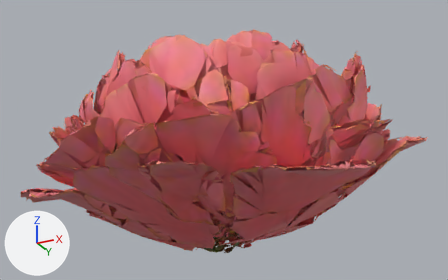
Before and after pictures for a commit that changed the glTF model assets/models/peony_coral.glb.
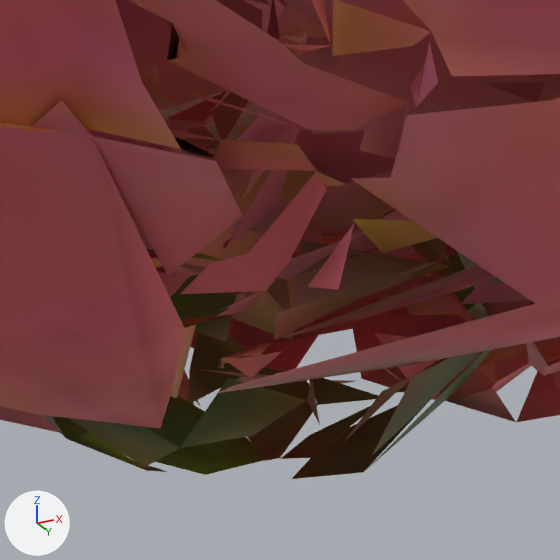
There are two pictures of each version: one whole from a 50 mm camera at (0.481, -0.949, 0.386) aimed at (0.007, -0.001, 0.813), one close up on the part from 44% to 55% of the width and 76% to 93% of the height. The axes (+X, +Y, +Z) are drawn at lower left. The lights are the same throughout. The last two pictures show the newer version. Where no turn or scale is listed for an object, it has been applied to the vertices. Vertices at exactly the same position are counted once.

The first close-up shows 'peony_coral'.
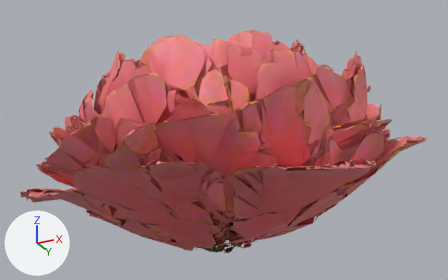
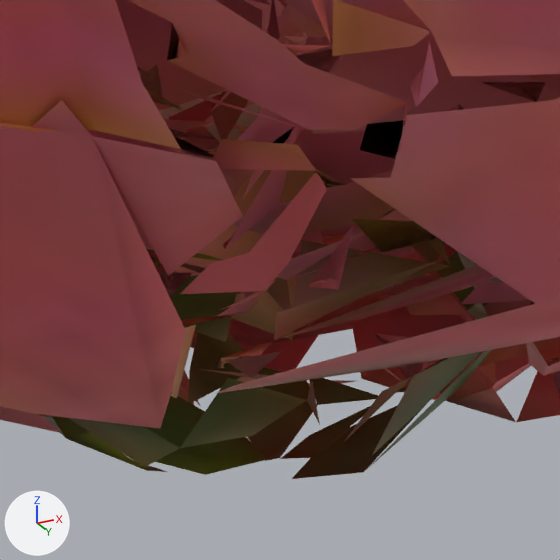
What differs and where, as boxes [x1, y1, x2, y2] in the close-ups (560 x 560 px):
part 1 of me_mesh_0, added: after [39, 49, 560, 418]

The change, as a diff of the scene's bpy script:
```diff
--- a/assets/models/peony_coral.glb.py
+++ b/assets/models/peony_coral.glb.py
@@ me_mesh_0 @@
 # used by ob_peony_coral; location = (0.0, 0.0, 0.0)
-me_mesh_0.from_pydata(...)  # 37061 vertices, 23884 faces; spans x -0.354..0.354, y -0.351..0.351, z 0.608..1.0
+me_mesh_0.from_pydata(...)  # 37113 vertices, 24059 faces; spans x -0.354..0.354, y -0.351..0.351, z 0.608..1.0
+# me_mesh_0 part 1
+# 52 vertices are added at x -0.092..0.091, y -0.135..0.072, z 0.613..0.645
+# 175 new faces join them
 me_mesh_0.materials.append(mat_material_0)
```
